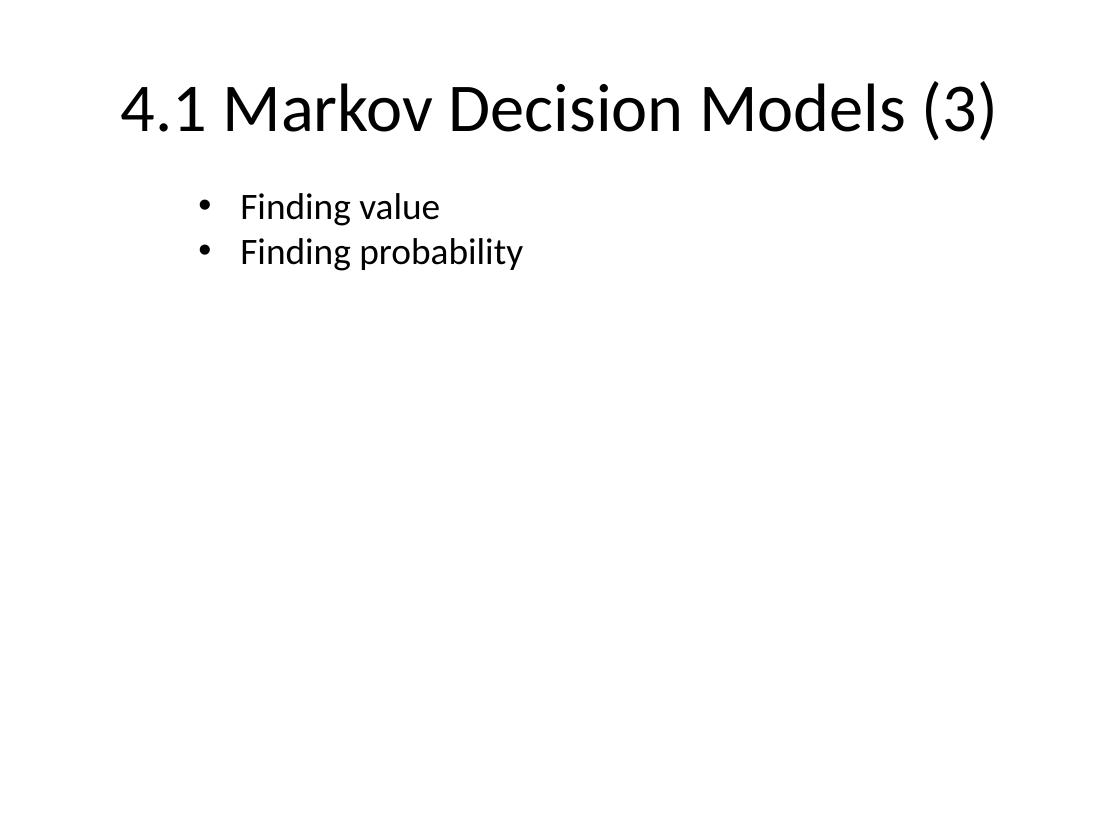
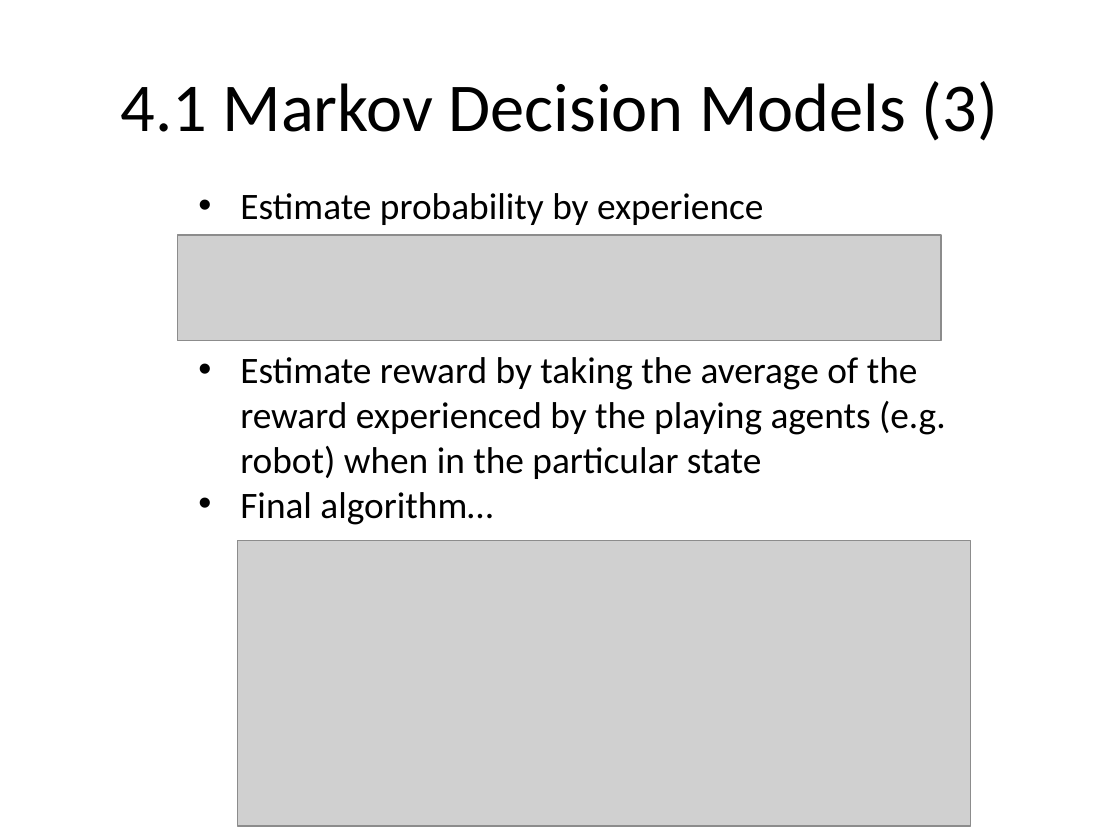
Before and after one commit to talhajansari/dermalink, a slide deck: slide 5 of FRONT_END/logo_lab/FINAL_presentation.pptx. Drawn at 1120x840 pixels with LibreOffice and Linux fonts; fonts in the diff are those of the drawing; grey boxes stand for pictures. Boxes give left, top, right and bottom in pixels: in the first picture for what was removed or moved away, otherwise in the second. Text is boxed around its words. In the diff, an @@ line names an element or a change of style, - is before the commit and + after.

```diff
--- a/FRONT_END/logo_lab/FINAL_presentation.pptx
+++ b/FRONT_END/logo_lab/FINAL_presentation.pptx
@@ text at (240, 193, 763, 225): text changed @@
-  • Finding value
-  • Finding probability
+  • Estimate probability by experience
@@ picture added at (177, 235, 941, 340) @@
@@ text added at (240, 357, 946, 525), 24 pt, text #000000 @@
+  • Estimate reward by taking the average of the reward experienced by the playing agents (e.g. robot) when in the particular state
+  • Final algorithm…
@@ picture added at (237, 540, 971, 825) @@
```
Also in this commit, not shown: 5 other slides changed, 7 other files.
